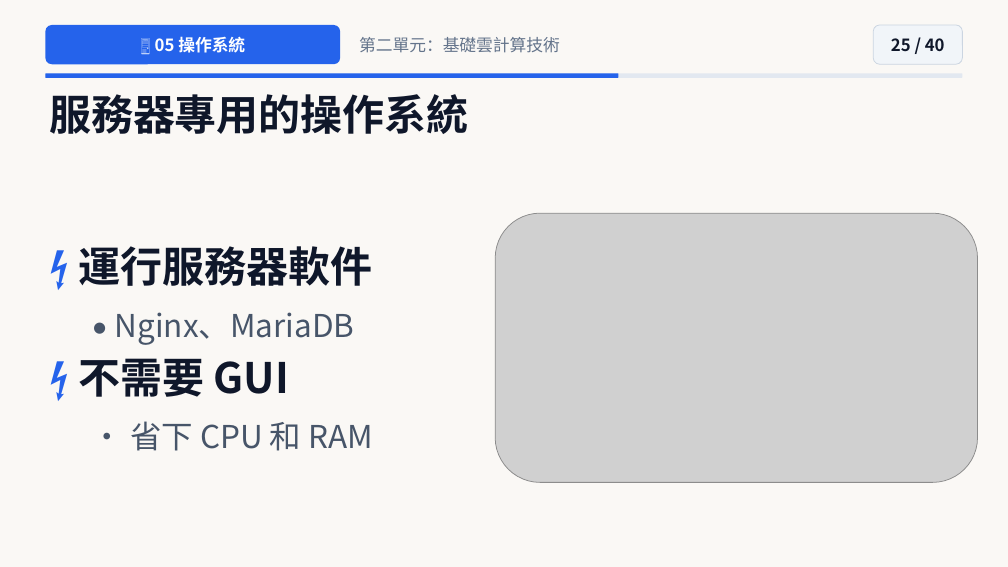
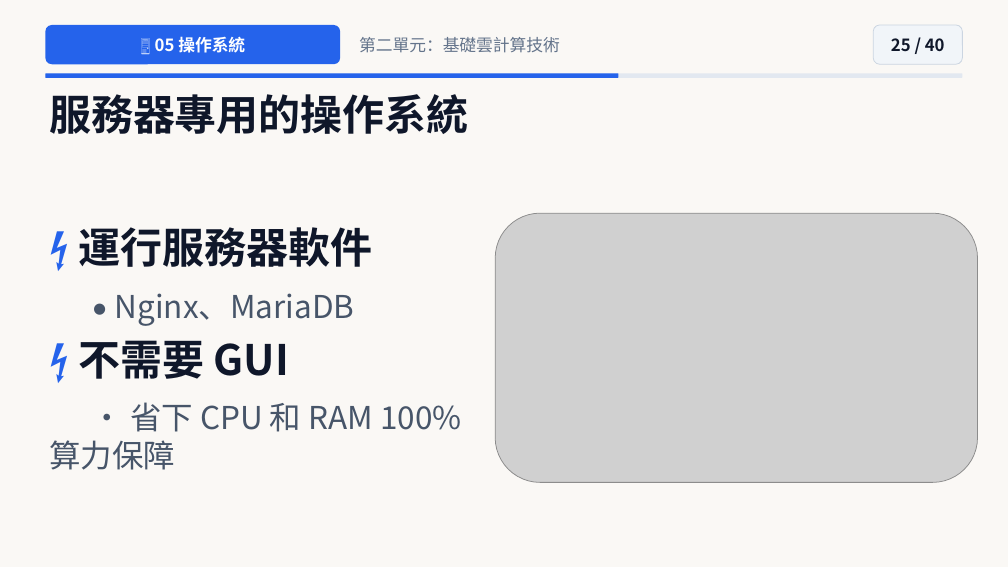
Before and after one commit to joe-ging/seed-cloud-curriculum, a slide deck: slide 25 of downloads/Deck01_Cloud_Level2_NextGen_Pixar_Theme.pptx. Drawn at 1008x567 pixels with LibreOffice and Linux fonts; fonts in the diff are those of the drawing; grey boxes stand for pictures. Boxes give left, top, right and bottom in pixels: in the first picture for what was removed or moved away, otherwise in the second. Text is boxed around its words. In the diff, an @@ line names an element or a change of style, - is before the commit and + after.

```diff
--- a/downloads/Deck01_Cloud_Level2_NextGen_Pixar_Theme.pptx
+++ b/downloads/Deck01_Cloud_Level2_NextGen_Pixar_Theme.pptx
@@ text at [49, 402, 461, 470]: text changed @@
-• 省下 CPU 和 RAM
+• 省下 CPU 和 RAM 100% 算力保障
```
Also in this commit, not shown: 22 other slides changed, 24 other files.
